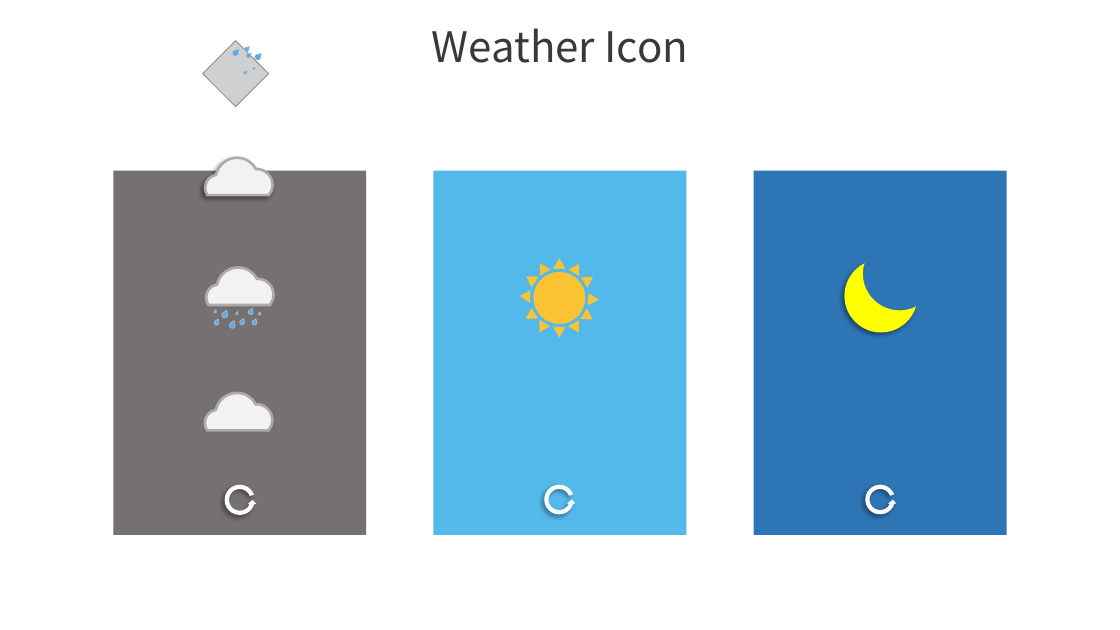
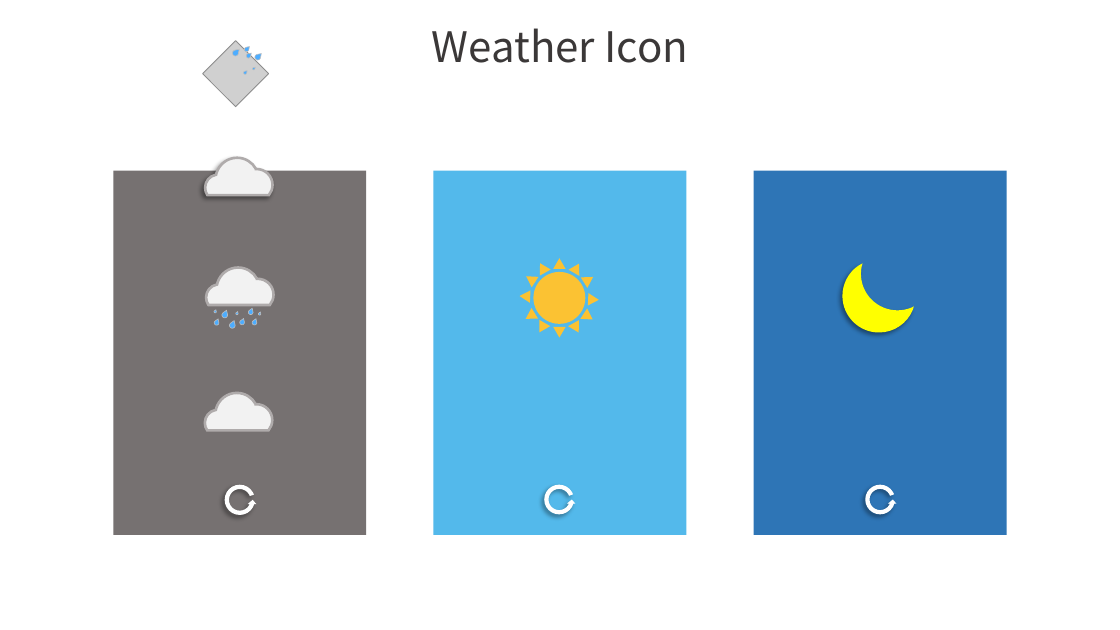
Before and after one commit to mydreamshine/Wetherforecast, a slide deck: slide 3 of PPT/미세한 날씨 리소스 제작_VER2.pptx. Drawn at 1120x630 pixels with LibreOffice and Linux fonts; fonts in the diff are those of the drawing; grey boxes stand for pictures; background and template pictures are left out. Boxes give left, top, right and bottom in pixels: in the first picture for what was removed or moved away, otherwise in the second. Text is boxed around its words. In the diff, an @@ line names an element or a change of style, - is before the commit and + after.

```diff
--- a/PPT/미세한 날씨 리소스 제작_VER2.pptx
+++ b/PPT/미세한 날씨 리소스 제작_VER2.pptx
@@ freeform shape at (843,264,914,333): outline redrawn @@
```
Also in this commit, not shown: 1 other slide changed, 9 other files.
